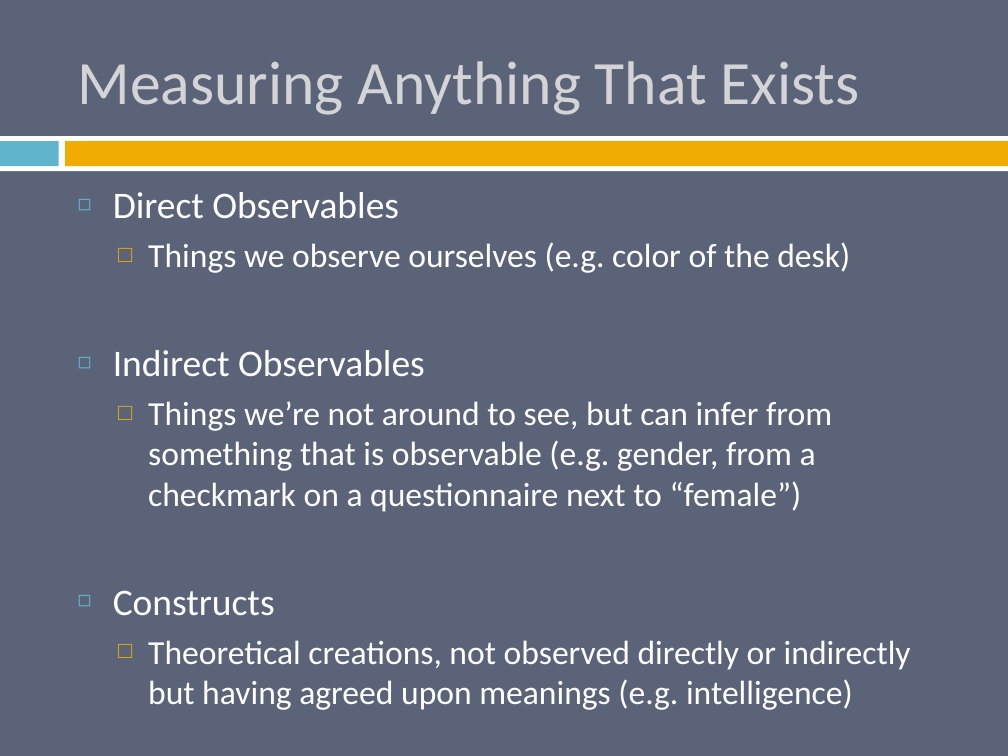
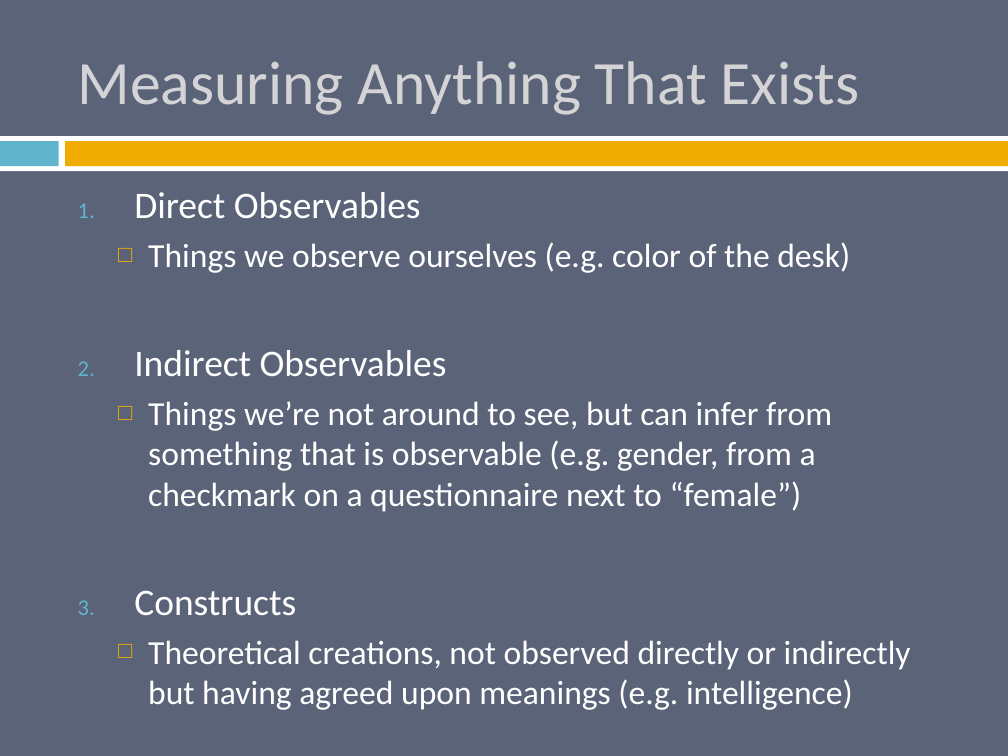
Before and after one commit to burrelvannjr/methods_csuf, a slide deck: slide 6 of ppts/2_Babbie_7e_PPT_ch_05.pptx. Drawn at 1008x756 pixels with LibreOffice and Linux fonts; fonts in the diff are those of the drawing. Boxes give left, top, right and bottom in pixels: in the first picture for what was removed or moved away, otherwise in the second. Text is boxed around its words. In the diff, an @@ line names an element or a change of style, - is before the commit and + after.

```diff
--- a/ppts/2_Babbie_7e_PPT_ch_05.pptx
+++ b/ppts/2_Babbie_7e_PPT_ch_05.pptx
@@ text at (x1=134, y1=192, x2=447, y2=616): bullet ◻ to 1. @@
```
Also in this commit, not shown: 4 other slides changed, 6 other files.
